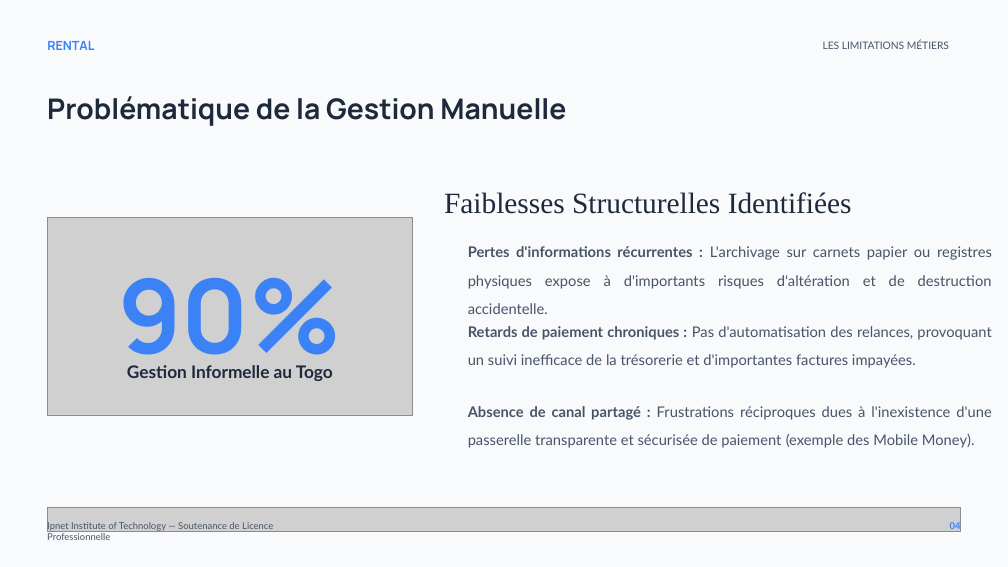
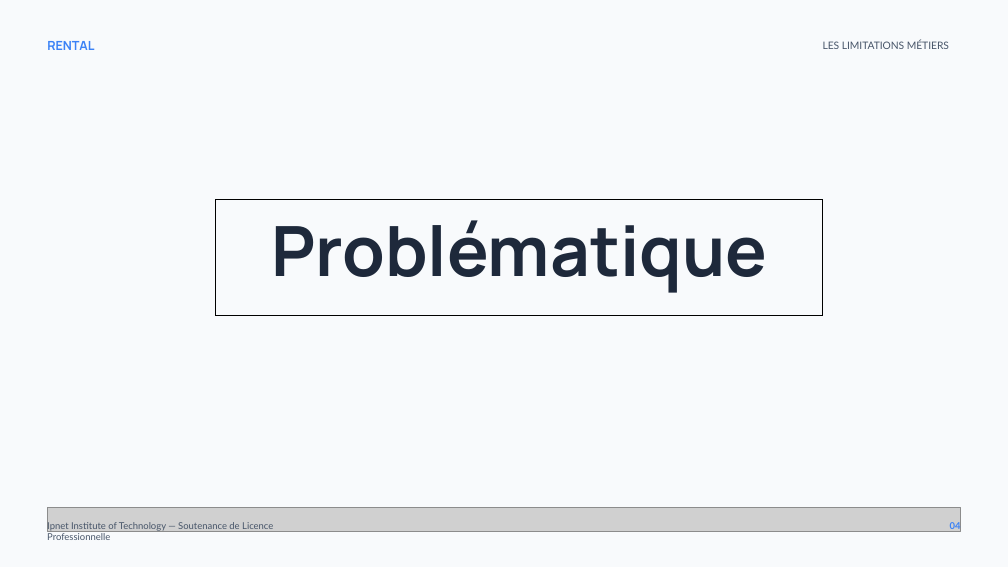
Before and after one commit to xavierGIT04/Soutenance, a slide deck: slide 4 of Soutenance de Licence - GBANDI WAKE (1).pptx. Drawn at 1008x567 pixels with LibreOffice and Linux fonts; fonts in the diff are those of the drawing; grey boxes stand for pictures; background and template pictures are left out. Boxes give left, top, right and bottom in pixels: in the first picture for what was removed or moved away, otherwise in the second. Text is boxed around its words. In the diff, an @@ line names an element or a change of style, - is before the commit and + after.

```diff
--- a/Soutenance de Licence - GBANDI WAKE (1).pptx
+++ b/Soutenance de Licence - GBANDI WAKE (1).pptx
@@ text removed at (x1=47, y1=96, x2=566, y2=126) @@
-Problématique de la Gestion Manuelle
@@ rectangle added at (x1=216, y1=200, x2=823, y2=315), outline #000000 0.75 pt, 66 pt, text #1E293B, bold @@
+Problématique
@@ text removed at (x1=444, y1=192, x2=852, y2=214) @@
-Faiblesses Structurelles Identifiées
@@ picture removed at (x1=47, y1=218, x2=412, y2=415) @@
@@ text removed at (x1=468, y1=246, x2=992, y2=314) @@
-Pertes d'informations récurrentes : L'archivage sur carnets papier ou registres physiques expose à d'importants risques d'altération et de destruction accidentelle.
@@ text removed at (x1=118, y1=278, x2=341, y2=380) @@
-90%
@@ text removed at (x1=468, y1=326, x2=991, y2=368) @@
-Retards de paiement chroniques : Pas d'automatisation des relances, provoquant un suivi inefficace de la trésorerie et d'importantes factures impayées.
@@ text removed at (x1=127, y1=365, x2=333, y2=381) @@
-Gestion Informelle au Togo
@@ text removed at (x1=468, y1=406, x2=991, y2=448) @@
-Absence de canal partagé : Frustrations réciproques dues à l'inexistence d'une passerelle transparente et sécurisée de paiement (exemple des Mobile Money).
```
Also in this commit, not shown: 8 other slides changed, 3 slides added, 5 other files.
